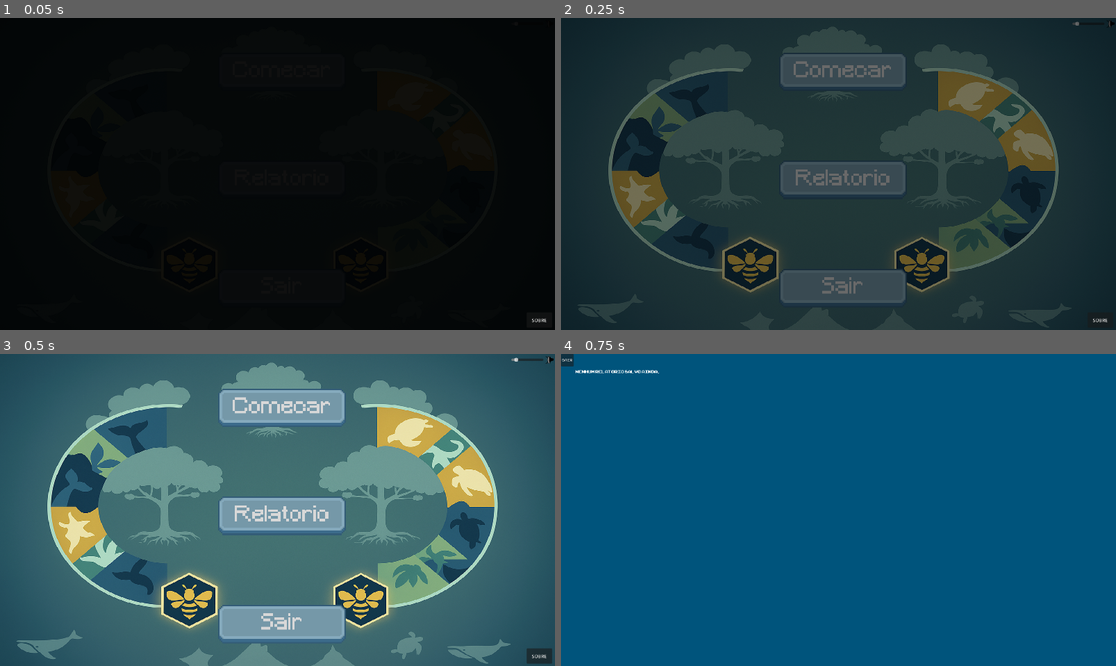
Above: before the commit, frames 1-4 (two rows, left to right).
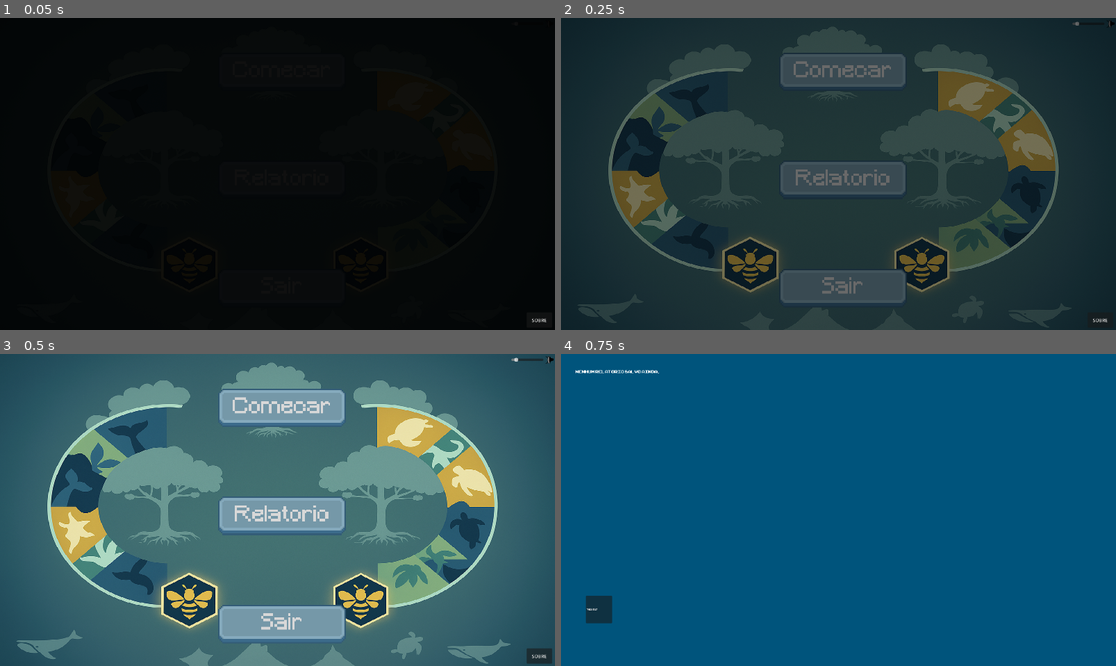
Above: after the commit, the same moments.

Repository: Estefano-Alfredo/Jogo-ASSARTE
Game: Godot game, scene res://Nos de Menu/menu.tscn
Same seed, same stepped clock (60 frames per second), same inputs: the game is played once before the commit and once after it.
Inputs:
- Up to frame 1 (0.05 s): no input
- Up to frame 2 (0.25 s): no input
- Up to frame 3 (0.5 s): no input
- Up to frame 4 (0.75 s): click "Relatorio" at 0.5 s

Frames 1-3 are identical in both runs. In frame 4, 0.5% of the frame differs, in the area x 0-10%, y 0-87%.

Commit message:
commit noovo

Diff:
--- a/bio-geometria/bio-geometria/Global.gd
+++ b/bio-geometria/bio-geometria/Global.gd
@@ -4,48 +4,45 @@
 var selecionado_2 := 0
 
 var progreso_nivel_1 := 1
-
-# Variável para armazenar o nome do jogador
 var nome_do_jogador: String = ""
-
 var volume : float = 1.0
 var volume_temp : float = 1.0
-
- # PONTUAÇÃO
 var total_seconds : int = 0
 
-# --- INÍCIO DAS NOVAS VARIÁVEIS DE RELATÓRIO ---
-# Variáveis para a SESSÃO ATUAL
 var erros_nivel_1_atual : int = 0
 var tempo_restante_nivel_1_atual : int = 0
 var erros_nivel_2_atual : int = 0
 var tempo_restante_nivel_2_atual : int = 0
 
-# Variável para guardar o último relatório calculado (para a tela final)
 var ultimo_relatorio_calculado : Dictionary = {}
-
-# Variável para guardar o histórico de todos os relatórios (para o educador)
 var todos_os_relatorios : Array = []
 
-# Caminho do arquivo para salvar os relatórios
-const CAMINHO_SALVAR_RELATORIOS = "user://relatorios.dat"
-# --- FIM DAS NOVAS VARIÁVEIS DE RELATÓRIO ---
-# Caminho do arquivo para o educador (CSV)
-const CAMINHO_CSV_EDUCADOR = "user://relatorio_educador.csv"
-
-# Caminho do arquivo para salvar as regras
-const CAMINHO_REGRAS_TXT = "res://regras_relatorio.txt"
-
-
-# PONTUAÇÃO (Variáveis antigas, vamos usar as novas 'atuais' para o relatório)
-var segundos_nivel_1 : int = 0 # Esta variável não estava sendo usada, vamos usar 'tempo_restante_nivel_1_atual'
-var segundos_nivel_2 : int = 0 # Esta variável não estava sendo usada, vamos usar 'tempo_restante_nivel_2_atual'
-var erros_nivel_2 : int = 0 # Vamos usar 'erros_nivel_2_atual'
-
-
-# --- INÍCIO DAS NOVAS FUNÇÕES DE RELATÓRIO ---
-
-# Função para limpar os dados da sessão atual (chamar ao iniciar o jogo)
+var CAMINHO_SALVAR_RELATORIOS : String
+var CAMINHO_CSV_EDUCADOR : String
+var CAMINHO_REGRAS_TXT : String
+
+
+# --- CONFIGURAÇÃO DO LOCAL DE SALVAMENTO ---
+func _ready():
+	# Obtém o caminho da pasta "Documentos" do usuário atual
+	var pasta_documentos = OS.get_system_dir(OS.SYSTEM_DIR_DOCUMENTS)
+
+	# Cria (ou usa) a pasta "Jogo" dentro de Documentos
+	var pasta_jogo = pasta_documentos.path_join("Jogo")
+
+	# Garante que a pasta exista
+	if not DirAccess.dir_exists_absolute(pasta_jogo):
+		DirAccess.make_dir_recursive_absolute(pasta_jogo)
+
+	# Define os caminhos de salvamento
+	CAMINHO_SALVAR_RELATORIOS = pasta_jogo.path_join("relatorios.dat")
+	CAMINHO_CSV_EDUCADOR = pasta_jogo.path_join("relatorio_educador.csv")
+	CAMINHO_REGRAS_TXT = pasta_jogo.path_join("regras_relatorio.txt")
+
+	print("Relatórios serão salvos em: ", pasta_jogo)
+# ----------------------------------------------------
+
+
 func resetar_dados_sessao_atual():
 	erros_nivel_1_atual = 0
 	tempo_restante_nivel_1_atual = 0
@@ -54,43 +51,29 @@
 	nome_do_jogador = ""
 	ultimo_relatorio_calculado = {}
 
-# Função para calcular o percentual e estrelas da Fase 1
+
 func calcular_desempenho_fase_1(tempo_restante, erros):
-	var tempo_max_f1 = 200.0 # Tempo original do contador da Fase 1 (3:20 ou 200s)
+	var tempo_max_f1 = 200.0
 	var tempo_gasto = tempo_max_f1 - tempo_restante
-
-	# Penalidade de tempo: 10% a cada 60 segundos gastos
 	var penalidade_tempo = floor(tempo_gasto / 60.0) * 10.0
-
-	# Penalidade de erro: 1% por erro
 	var penalidade_erros = float(erros) * 1.0
-
 	var percentual = 100.0 - penalidade_tempo - penalidade_erros
-	percentual = max(0.0, percentual) # Garante que não seja negativo
-
+	percentual = max(0.0, percentual)
 	var estrelas = calcular_estrelas(percentual)
-
 	return {"percentual": percentual, "estrelas": estrelas}
 
-# Função para calcular o percentual e estrelas da Fase 2
+
 func calcular_desempenho_fase_2(tempo_restante, erros):
-	var tempo_max_f2 = 180.0 # Tempo original do contador da Fase 2 (3:00 ou 180s)
+	var tempo_max_f2 = 180.0
 	var tempo_gasto = tempo_max_f2 - tempo_restante
-
-	# Penalidade de tempo: 11% a cada 40 segundos gastos
 	var penalidade_tempo = floor(tempo_gasto / 40.0) * 11.0
-
-	# Penalidade de erro: 1% por erro (como definido para a F1)
 	var penalidade_erros = float(erros) * 1.0
-
 	var percentual = 100.0 - penalidade_tempo - penalidade_erros
-	percentual = max(0.0, percentual) # Garante que não seja negativo
-
+	percentual = max(0.0, percentual)
 	var estrelas = calcular_estrelas(percentual)
-
 	return {"percentual": percentual, "estrelas": estrelas}
 
-# Função para converter percentual em estrelas, de acordo com sua regra
+
 func calcular_estrelas(percentual):
 	if percentual >= 90:
 		return 5
@@ -101,50 +84,38 @@
 	elif percentual >= 35:
 		return 2
 	else:
-		return 1 # Inclui o 0%
-
-# Função principal chamada ao final do jogo
+		return 1
+
+
 func processar_e_salvar_relatorio_final():
-	# 1. Calcular desempenhos
 	var relatorio_f1 = calcular_desempenho_fase_1(tempo_restante_nivel_1_atual, erros_nivel_1_atual)
 	var relatorio_f2 = calcular_desempenho_fase_2(tempo_restante_nivel_2_atual, erros_nivel_2_atual)
-
-	# 2. Calcular média geral
 	var perc_geral = (relatorio_f1.percentual + relatorio_f2.percentual) / 2.0
 	var estrelas_geral = calcular_estrelas(perc_geral)
 
-	# 3. Montar o dicionário de dados
 	var relatorio_final = {
 		"nome": nome_do_jogador,
 		"data": Time.get_date_string_from_system() + " " + Time.get_time_string_from_system(),
-
 		"fase1_percentual": relatorio_f1.percentual,
 		"fase1_estrelas": relatorio_f1.estrelas,
 		"fase1_erros": erros_nivel_1_atual,
 		"fase1_tempo_restante": tempo_restante_nivel_1_atual,
-
 		"fase2_percentual": relatorio_f2.percentual,
 		"fase2_estrelas": relatorio_f2.estrelas,
 		"fase2_erros": erros_nivel_2_atual,
 		"fase2_tempo_restante": tempo_restante_nivel_2_atual,
-
 		"geral_percentual": perc_geral,
 		"geral_estrelas": estrelas_geral
 	}
 
-	# 4. Guardar para a tela final imediata
 	ultimo_relatorio_calculado = relatorio_final
-
-	# 5. Salvar no histórico
-	carregar_relatorios_salvos() # Carrega o que já existe
-	todos_os_relatorios.append(relatorio_final) # Adiciona o novo
-	salvar_relatorios_no_arquivo() # Salva tudo de volta
-	# Exporta o CSV para o educador
+	carregar_relatorios_salvos()
+	todos_os_relatorios.append(relatorio_final)
+	salvar_relatorios_no_arquivo()
 	exportar_para_csv(relatorio_final)
-	# --- FIM DA MODIFICAÇÃO ---
 	print("Relatório salvo para: ", nome_do_jogador)
 
-# Função para salvar o histórico no arquivo
+
 func salvar_relatorios_no_arquivo():
 	var file = FileAccess.open(CAMINHO_SALVAR_RELATORIOS, FileAccess.WRITE)
 	if file:
@@ -153,12 +124,11 @@
 	else:
 		print("Erro ao tentar salvar o arquivo de relatórios.")
 
-# Função para carregar o histórico do arquivo
+
 func carregar_relatorios_salvos():
 	if FileAccess.file_exists(CAMINHO_SALVAR_RELATORIOS):
 		var file = FileAccess.open(CAMINHO_SALVAR_RELATORIOS, FileAccess.READ)
 		if file:
-			# Garante que o arquivo não está corrompido ou vazio
 			if file.get_length() > 0:
 				var data = file.get_var()
 				if typeof(data) == TYPE_ARRAY:
@@ -177,35 +147,23 @@
 		print("Nenhum arquivo de relatório encontrado. Criando um novo.")
 		todos_os_relatorios = []
 
-# --- FIM DAS NOVAS FUNÇÕES DE RELATÓRIO ---
-
-# --- INÍCIO DA FUNÇÃO DE EXPORTAÇÃO (EDUCADOR) - VERSÃO CORRIGIDA PARA GODOT 4 ---
+
 func exportar_para_csv(relatorio_dict):
 	_criar_arquivo_de_regras()
 	var file_exists = FileAccess.file_exists(CAMINHO_CSV_EDUCADOR)
-
-	var file # Declara a variável do arquivo
-
+	var file
 	if file_exists:
-		# Se o arquivo existe, abre em modo de leitura/escrita (para não apagar o conteúdo)
 		file = FileAccess.open(CAMINHO_CSV_EDUCADOR, FileAccess.ModeFlags.READ_WRITE)
 	else:
-		# Se o arquivo não existe, abre em modo de escrita (para criá-lo)
 		file = FileAccess.open(CAMINHO_CSV_EDUCADOR, FileAccess.ModeFlags.WRITE)
-
 	if file == null:
 		print("Erro ao abrir o arquivo CSV do educador.")
 		return
-
-	# Se o arquivo não existia, escreve o cabeçalho (a primeira linha)
 	if not file_exists:
 		var header = "Nome,Data,F1_Percentual,F1_Estrelas,F1_Erros,F1_TempoRestante_s,F2_Percentual,F2_Estrelas,F2_Erros,F2_TempoRestante_s,Geral_Percentual,Geral_Estrelas\n"
 		file.store_string(header)
 	else:
-		# Se o arquivo já existia, pulamos para o final dele antes de escrever
 		file.seek_end()
-
-	# Formata a linha de dados (separada por vírgulas)
 	var data_row = "%s,%s,%.2f,%d,%d,%d,%.2f,%d,%d,%d,%.2f,%d\n" % [
 		relatorio_dict.nome,
 		relatorio_dict.data,
@@ -220,46 +178,34 @@
 		relatorio_dict.geral_percentual,
 		relatorio_dict.geral_estrelas
 	]
-
-	# Salva a linha de dados no arquivo
 	file.store_string(data_row)
 	file.close()
 	print("Relatório do Educador exportado para CSV.")
-# --- FIM DA FUNÇÃO DE EXPORTAÇÃO ---
-
-# --- INÍCIO DA NOVA FUNÇÃO (CRIAR ARQUIVO DE REGRAS) ---
+
+
 func _criar_arquivo_de_regras():
-	# Verifica se o arquivo já existe. Se sim, não faz nada.
 	if FileAccess.file_exists(CAMINHO_REGRAS_TXT):
-		return # Arquivo já existe.
-
+		return
 	var file = FileAccess.open(CAMINHO_REGRAS_TXT, FileAccess.ModeFlags.WRITE)
 	if file == null:
 		print("Erro ao tentar criar o arquivo de regras.")
 		return
-
-	# Escreve o conteúdo explicativo
 	file.store_string("PARÂMETROS DE AVALIAÇÃO - BIO-GEOMETRIA\n")
 	file.store_string("==================================================\n\n")
 	file.store_string("Este arquivo explica como o 'relatorio_educador.csv' é calculado.\n\n")
-
 	file.store_string("--- REGRA DE ESTRELAS (GERAL) ---\n")
 	file.store_string("5 Estrelas: 90-100% de aproveitamento\n")
 	file.store_string("4 Estrelas: 70-89% de aproveitamento\n")
 	file.store_string("3 Estrelas: 60-69% de aproveitamento\n")
 	file.store_string("2 Estrelas: 35-59% de aproveitamento\n")
-	file.store_string("1 Estrela:  0-34% de aproveitamento\n\n")
-
+	file.store_string("1 Estrela: 0-34% de aproveitamento\n\n")
 	file.store_string("--- FASE 1 (Puzzle Formas) ---\n")
 	file.store_string("- Tempo Máximo: 200 segundos (3min 20s)\n")
 	file.store_string("- Penalidade de Tempo: -10% de aproveitamento a cada 60 segundos gastos.\n")
 	file.store_string("- Penalidade de Erro: -1% de aproveitamento por cada clique errado.\n\n")
-
 	file.store_string("--- FASE 2 (Jogo da Memória) ---\n")
 	file.store_string("- Tempo Máximo: 180 segundos (3min 00s)\n")
 	file.store_string("- Penalidade de Tempo: -11% de aproveitamento a cada 40 segundos gastos.\n")
 	file.store_string("- Penalidade de Erro: -1% de aproveitamento por cada par errado (Global.erros_nivel_2_atual).\n\n")
-
 	file.close()
 	print("Arquivo 'regras_relatorio.txt' criado com sucesso.")
-# --- FIM DA NOVA FUNÇÃO ---
--- a/bio-geometria/bio-geometria/Nos de Menu/relatorio_final.gd
+++ b/bio-geometria/bio-geometria/Nos de Menu/relatorio_final.gd
@@ -1,52 +1,65 @@
 extends Control
 
-# Nós da sua cena (que acabamos de criar)
+# Nós da sua cena
 @onready var label_nome: Label = $CenterContainer/VBoxContainer/LabelNomeJogador
 @onready var label_estrelas_f1: Label = $CenterContainer/VBoxContainer/EstrelasFase1
 @onready var label_estrelas_f2: Label = $CenterContainer/VBoxContainer/EstrelasFase2
 @onready var label_estrelas_geral: Label = $CenterContainer/VBoxContainer/EstrelasGeral
 @onready var botao_voltar: Button = $CenterContainer/VBoxContainer/VoltaraoMenu
 
+# --- (Opcional) Fonte personalizada ---
+@onready var fonte_arcade = preload("res://Assets/Fontes/ARCADECLASSIC.TTF")
+
+# --- TAMANHO ÚNICO DA FONTE (mude só aqui!) ---
+const TAMANHO_FONTE = 50
+
 
 func _ready():
-	# --- INÍCIO DA CORREÇÃO (Botão Voltar) ---
-	# Garante que o botão esteja conectado, mesmo que falhe pelo editor
-	if not botao_voltar.is_connected("pressed", Callable(self, "_on_voltarao_menu_pressed")): # <-- CORRIGIDO AQUI
-		botao_voltar.pressed.connect(_on_voltarao_menu_pressed) # <-- CORRIGIDO AQUI
-	# --- FIM DA CORREÇÃO ---
+	# --- Garante que o botão esteja conectado ---
+	if not botao_voltar.is_connected("pressed", Callable(self, "_on_voltarao_menu_pressed")):
+		botao_voltar.pressed.connect(_on_voltarao_menu_pressed)
 
-	# Pega o relatório que o Global.gd acabou de calcular
+	# --- Aplica o mesmo tamanho de fonte para todos ---
+	_aplicar_tamanho_fonte(label_nome, TAMANHO_FONTE)
+	_aplicar_tamanho_fonte(label_estrelas_f1, TAMANHO_FONTE)
+	_aplicar_tamanho_fonte(label_estrelas_f2, TAMANHO_FONTE)
+	_aplicar_tamanho_fonte(label_estrelas_geral, TAMANHO_FONTE)
+	_aplicar_tamanho_fonte(botao_voltar, TAMANHO_FONTE)
+
+	# --- Carrega o relatório final ---
 	var relatorio = Global.ultimo_relatorio_calculado
 
 	if relatorio.is_empty():
 		print("ERRO: O relatorio final estava vazio. Os dados não foram calculados.")
 		label_nome.text = "ERRO AO CARREGAR DADOS"
-		# --- INÍCIO DA CORREÇÃO (Estrelas) ---
-		# Mostra "Erro" em vez de ficar em branco, para sabermos o problema
 		label_estrelas_f1.text = "Erro"
 		label_estrelas_f2.text = "Erro"
 		label_estrelas_geral.text = "Erro"
-		# --- FIM DA CORREÇÃO ---
 		return
 
-	# Exibe o nome
+	# --- Exibe os dados ---
 	label_nome.text = "Desempenho de: " + relatorio.nome
-
-	# Exibe as estrelas
 	label_estrelas_f1.text = _get_texto_estrelas(relatorio.fase1_estrelas)
 	label_estrelas_f2.text = _get_texto_estrelas(relatorio.fase2_estrelas)
 	label_estrelas_geral.text = _get_texto_estrelas(relatorio.geral_estrelas)
+
+
+# Função para aplicar o tamanho da fonte
+func _aplicar_tamanho_fonte(control: Control, tamanho: int):
+	if fonte_arcade:
+		control.add_theme_font_override("font", fonte_arcade)
+	control.add_theme_font_size_override("font_size", tamanho)
 
 
 # Função helper para transformar o número de estrelas em texto
 func _get_texto_estrelas(num_estrelas):
 	var estrelas_texto = ""
 	for i in num_estrelas:
-		estrelas_texto += "*" # Adiciona uma estrela
+		estrelas_texto += "*"
 	return estrelas_texto
 
 
-# Esta função será conectada pelo editor
+# Função do botão
 func _on_voltarao_menu_pressed():
 	print("Botão 'Voltar ao Menu' pressionado. Indo para o menu.")
 	get_tree().change_scene_to_file("res://Nos de Menu/menu.tscn")
--- a/bio-geometria/bio-geometria/Nos de Menu/relatorio_final.tscn
+++ b/bio-geometria/bio-geometria/Nos de Menu/relatorio_final.tscn
@@ -1,6 +1,7 @@
-[gd_scene load_steps=2 format=3 uid="uid://cwtythjlb7f1x"]
+[gd_scene load_steps=3 format=3 uid="uid://cwtythjlb7f1x"]
 
 [ext_resource type="Script" uid="uid://c827304y00u8d" path="res://Nos de Menu/relatorio_final.gd" id="1_of0du"]
+[ext_resource type="Texture2D" uid="uid://fnf3lus5vw7o" path="res://Assets/Artes para Fase 2/relatorio.png" id="2_652y1"]
 
 [node name="RelatorioFinal" type="Control"]
 layout_mode = 3
@@ -15,11 +16,21 @@
 grow_vertical = 2
 script = ExtResource("1_of0du")
 
+[node name="TextureRect" type="TextureRect" parent="."]
+layout_mode = 1
+anchors_preset = 15
+anchor_right = 1.0
+anchor_bottom = 1.0
+grow_horizontal = 2
+grow_vertical = 2
+texture = ExtResource("2_652y1")
+
 [node name="CenterContainer" type="CenterContainer" parent="."]
 layout_mode = 1
 anchors_preset = 15
 anchor_right = 1.0
 anchor_bottom = 1.0
+offset_left = 11.0
 grow_horizontal = 2
 grow_vertical = 2
 
--- a/bio-geometria/bio-geometria/Nos de Menu/tela_relatorio.tscn
+++ b/bio-geometria/bio-geometria/Nos de Menu/tela_relatorio.tscn
@@ -45,8 +45,10 @@
 
 [node name="Button" type="Button" parent="."]
 layout_mode = 1
-offset_right = 44.0
-offset_bottom = 43.0
+offset_left = 86.0
+offset_top = 837.0
+offset_right = 177.0
+offset_bottom = 932.0
 size_flags_vertical = 3
 theme_override_fonts/font = ExtResource("2_peab0")
 button_mask = 7
Binary file added: bio-geometria/bio-geometria/Assets/Artes para Fase 2/relatorio.png
Not shown, added: bio-geometria/bio-geometria/Assets/Artes para Fase 2/relatorio.png.import
Not shown, added: bio-geometria/bio-geometria/export_presets.cfg
Binary file added: bio-geometria/bio-geometria/relatorio.png
Not shown, added: bio-geometria/bio-geometria/relatorio.png.import
